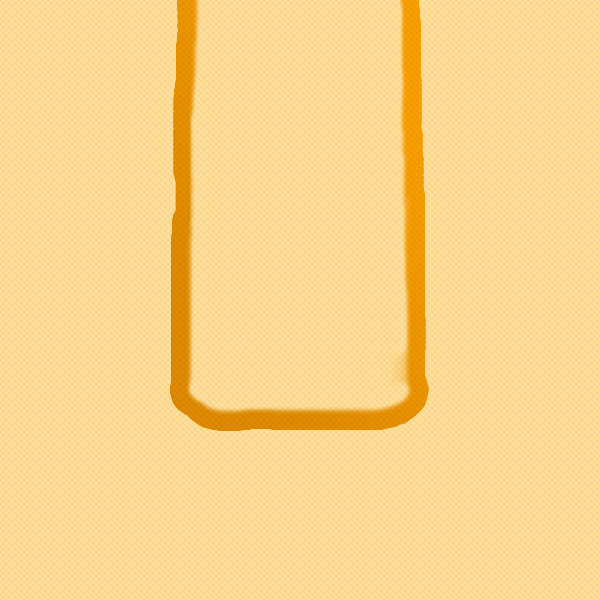
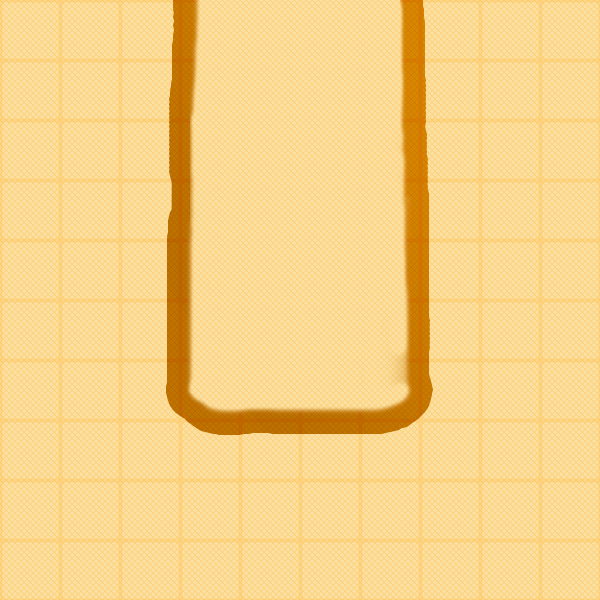
Before/after of a w=600, h=600 layered artwork. What changed in the layer stack:
added layer "Layer 4 copy" above "Layer 1" over [0, 0, 600, 600]
